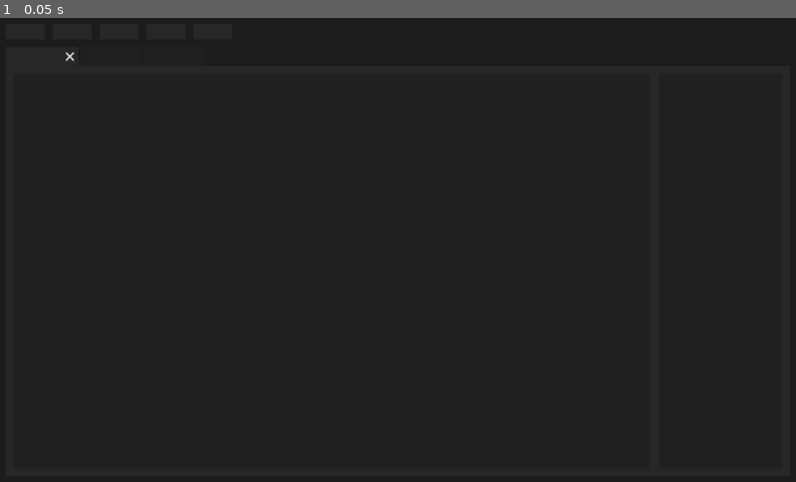
Above: before the commit, frame 1.
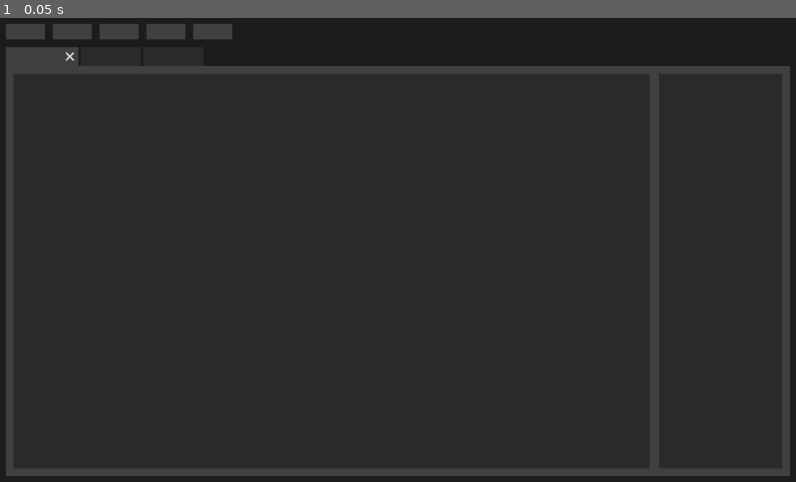
Above: after the commit, the same moment.

Repository: manuxd04/Timeplan
Game: Godot game, scene res://Main.tscn
Same seed, same stepped clock (60 frames per second), same inputs: the game is played once before the commit and once after it.
Inputs:
- Up to frame 1 (0.05 s): no input

The runs differ from the first frame. In frame 1, 6.5% of the frame differs, in the area x 0-100%, y 1-99%.

Commit message:
Made the colours more distinguishable

Diff:
--- a/Godot/Scheduler/Main.tscn
+++ b/Godot/Scheduler/Main.tscn
@@ -48,35 +48,35 @@
 margin_right = 50.0
 margin_bottom = 20.0
 rect_min_size = Vector2( 50, 20 )
-color = Color( 0.152941, 0.152941, 0.152941, 1 )
+color = Color( 0.25098, 0.25098, 0.25098, 1 )
 
 [node name="(Button2)" type="ColorRect" parent="Margin/Content/Menu Bar"]
 margin_left = 60.0
 margin_right = 110.0
 margin_bottom = 20.0
 rect_min_size = Vector2( 50, 20 )
-color = Color( 0.152941, 0.152941, 0.152941, 1 )
+color = Color( 0.25098, 0.25098, 0.25098, 1 )
 
 [node name="(Button3)" type="ColorRect" parent="Margin/Content/Menu Bar"]
 margin_left = 120.0
 margin_right = 170.0
 margin_bottom = 20.0
 rect_min_size = Vector2( 50, 20 )
-color = Color( 0.152941, 0.152941, 0.152941, 1 )
+color = Color( 0.25098, 0.25098, 0.25098, 1 )
 
 [node name="(Button4)" type="ColorRect" parent="Margin/Content/Menu Bar"]
 margin_left = 180.0
 margin_right = 230.0
 margin_bottom = 20.0
 rect_min_size = Vector2( 50, 20 )
-color = Color( 0.152941, 0.152941, 0.152941, 1 )
+color = Color( 0.25098, 0.25098, 0.25098, 1 )
 
 [node name="(Button5)" type="ColorRect" parent="Margin/Content/Menu Bar"]
 margin_left = 240.0
 margin_right = 290.0
 margin_bottom = 20.0
 rect_min_size = Vector2( 50, 20 )
-color = Color( 0.152941, 0.152941, 0.152941, 1 )
+color = Color( 0.25098, 0.25098, 0.25098, 1 )
 
 [node name="Separator" type="HSeparator" parent="Margin/Content"]
 margin_top = 20.0
@@ -99,7 +99,7 @@
 margin_right = 1004.0
 margin_bottom = 580.0
 size_flags_vertical = 3
-color = Color( 0.152941, 0.152941, 0.152941, 1 )
+color = Color( 0.25098, 0.25098, 0.25098, 1 )
 
 [node name="Margin" type="MarginContainer" parent="Margin/Content/Body"]
 anchor_right = 1.0
@@ -127,7 +127,7 @@
 margin_right = 814.0
 margin_bottom = 506.0
 size_flags_horizontal = 3
-color = Color( 0.12549, 0.12549, 0.12549, 1 )
+color = Color( 0.168627, 0.164706, 0.164706, 1 )
 
 [node name="(Objects)" type="ColorRect" parent="Margin/Content/Body/Margin/Splitter"]
 margin_left = 826.0
@@ -135,4 +135,4 @@
 margin_bottom = 506.0
 size_flags_horizontal = 3
 size_flags_stretch_ratio = 0.2
-color = Color( 0.12549, 0.12549, 0.12549, 1 )
+color = Color( 0.168627, 0.164706, 0.164706, 1 )
--- a/Godot/Scheduler/Theme.tres
+++ b/Godot/Scheduler/Theme.tres
@@ -3,19 +3,19 @@
 [sub_resource type="StyleBoxFlat" id=1]
 content_margin_left = 10.0
 content_margin_right = 10.0
-bg_color = Color( 0.12549, 0.12549, 0.12549, 1 )
+bg_color = Color( 0.168627, 0.164706, 0.164706, 1 )
 border_width_right = 3
 border_color = Color( 0.109804, 0.109804, 0.109804, 1 )
 
 [sub_resource type="StyleBoxFlat" id=2]
 content_margin_left = 10.0
 content_margin_right = 10.0
-bg_color = Color( 0.152941, 0.152941, 0.152941, 1 )
+bg_color = Color( 0.25098, 0.25098, 0.25098, 1 )
 border_width_right = 3
 border_color = Color( 0.109804, 0.109804, 0.109804, 1 )
 
 [resource]
-Tabs/colors/font_color_bg = Color( 0.69, 0.69, 0.69, 1 )
+Tabs/colors/font_color_bg = Color( 0.690196, 0.690196, 0.690196, 1 )
 Tabs/colors/font_color_disabled = Color( 0.9, 0.9, 0.9, 0.2 )
 Tabs/colors/font_color_fg = Color( 0.94, 0.94, 0.94, 1 )
 Tabs/constants/hseparation = 0
